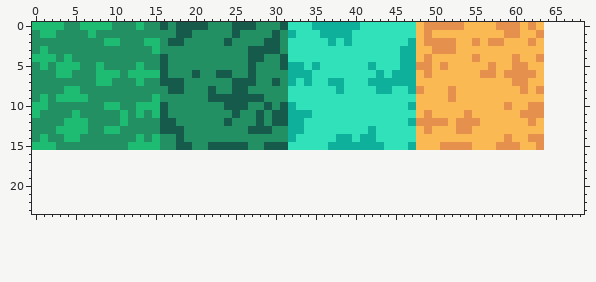
Sprite sheet -- assets/tiles.png. The picture above is the old version.
The file is 64x16 pixels. Shown: x 0..68, y 0..23. The old version is drawn lined up with the new one, on the new canvas.
Once edited:
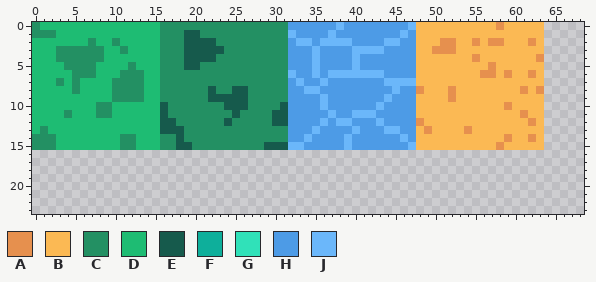
Palette (. is transparent): A #e6904e  B #fbb954  C #239063  D #1ebc73  E #165a4c  F #0eaf9b  G #30e1b9  H #4d9be6  J #6bb7fa
The exact change:
canvas 64x16 -> 128x128
@@ x 0..68 @@
- 0 DDDDCCDDDDCCCDCCECEEEECCCEEECCCEGGGFFFFFFGGGGGGGBAAAAABBBBAAABAB.....
- 1 CDDCCCCDCCCCCCCCCCEECCCCCECCCCECFGGGFFFFGGGGGGGGBABBBBBBBBBAABBA.....
- 2 CCCCCCCCCDDCCCDDCEECCCCCECCCCEECGGGGGFGFGGGGGGGFBAAAABBABAABBBAB.....
- 3 CDCCCCCCCCCCCCCDCCCCCCCCCCCEEEECGGGGGGGGGGGGGGFFBBAAABBBBBBBBBBB.....
- 4 DDDCDCCCCCCCCCCCECCCCCCCCCCEECCEGGGGGGGGGGGGGGFFBABBBBBABBBBABBA.....
- 5 CDCDDDCCDCCCCDCCECCCCCCCCCCECCCEFFGFGGGGGGFGGGFFAABABBBBBABBAABB.....
- 6 CCCDDCCCDDDCDDDDECCCECCEECCECCCCFFFGGGGGGGGFGFFFBABBBBBBAABAAAAB.....
- 7 CCCCCCCCDDCCCDCCEEECCCCCCEEECCECFGFGGFFGGGFFFFFFBBBBBBBBBBBBAABB.....
- 8 CCCCDDCCCCCCCCCCCEECCCECCEECCCCCGGGGGGFGGGGFFGGFABBBABBBBBBBBABA.....
- 9 CDCDDDDCCCCCCCCDCCCCCCEEEEEEECCCGGGGGGGGGGGGGGGGBBBBABBBBBBBBBBB.....
-10 DDCCCCCCCDDCCDDDECCCCCCCEEECCECEFGGGGGGGGGGGGGGFBBBBBBBBBBBABBAA.....
-11 DCCCCDCCCCCDCDCDECCCCCCCCECCECEEFFFGGGGGGGGGGGGGBABBBBABBBBBBAAA.....
-12 CCCCDDDCCCCDCCCCEECCCCCCECCCECEEFFGGGGGGGGGGGGGFAAAABAAABBBBBBAB.....
-13 CCCDDDDCCDDCCCCCEEECCCCCCCCEEECCFFGGGGGGGGFGGGGGBABBBAABBBBBBBBB.....
-14 CDCCDDCCCCCCCDCDCCECCCCCCCCCCCCCFGGGGGFFGFFGGGGGBBBBBBBBBBBABBAA.....
-15 DDDCCCCCCCCCDDDDCCEECCEEEEECCEEEGGGGGFFFFFFFGGGFBBBAAAABBBAAABBA.....
+ 0 CDDDDDDDDDDDDDDDCCCCCCCCCCCCCCCCHHHHHHJHHHHHHHHJBBBBBBBBBBABBBBB.....
+ 1 CCCDDDDDDDDDDDDDCCCEECCCCCCCCCCCJHHHHJHHHHHHHHJHBBBBBBBBBBBBBBBB.....
+ 2 DDDDDDDCDDCDDDDDCCCEEEECCCCCCCCCHJJHJJJJHHHHJJHHBBBAABBABAABBBAB.....
+ 3 DDDCCCCCCDDCDDDDCCCEEEEECCCCCCCCHHHJHHHHJJJJHHHHBBAAABBBBBBBBBBB.....
+ 4 DDDCCCCCCDDDDDDDCCCEEEECCCCCCCCCHHHJHHHHJHHHHHHHBBBBBBBABBBBBBBA.....
+ 5 DDDDCCCCDDDDCDDDCCCEECCCCCCCCCCCHHHJHHHHJHHHHHHHBBBBBBBBBABBBBBB.....
+ 6 DDDDDCCCDDDCCCDDCCCCCCCCCCCCCCCCJHHJHJJJJJJJHHHHBBBBBBBBAABABBAB.....
+ 7 DDDCDCDDDDCCCCDDCCCCCCCCCCCCCCCCHJHHJHHHHHHHJJJJBBBBBBBBBBBBBBBB.....
+ 8 DDDDDCDDDDCCCCDDCCCCCCECCEECCCCCHHJJHHHHHHHHHJHHABBBABBBBBBBBABA.....
+ 9 DDDDDDDDDDCCCCDDCCCCCCEEEEECCCCCHHHHJHHHHHHHJHHHBBBBABBBBBBBBBBB.....
+10 DDDDDDDDCCDDDDDDECCCCCCCEEECCCCEHHHHJHHHHHHJHHHHBBBBBBBBBBBABBBB.....
+11 DDDDCDDDCCDDDDDDECCCCCCCCECCCCEEHHHHHJHHJJJHHHHHBBBBBBBBBBBBBABB.....
+12 DDDDDDDDDDDDDDDDEECCCCCCECCCCCEEHHHHJHJJHHHJHHHHABBBBBBBBBBBBBAB.....
+13 DCDDDDDDDDDDDDDDEEECCCCCCCCCCCCCHHHJHHHHJHHHJJHHBABBBBABBBBBBBBB.....
+14 CCCDDDDDDDDCCDDDCCECCCCCCCCCCCCCHHJHHHHJHHHHHHJHBBBBBBBBBBBABBAB.....
+15 CCCDDDDDDDDCCDDDCCEECCCCCCCCCEEEJJHHHHHJHHHHHHHJBBBBBBBBBBABBBBB.....
 16 .....................................................................
